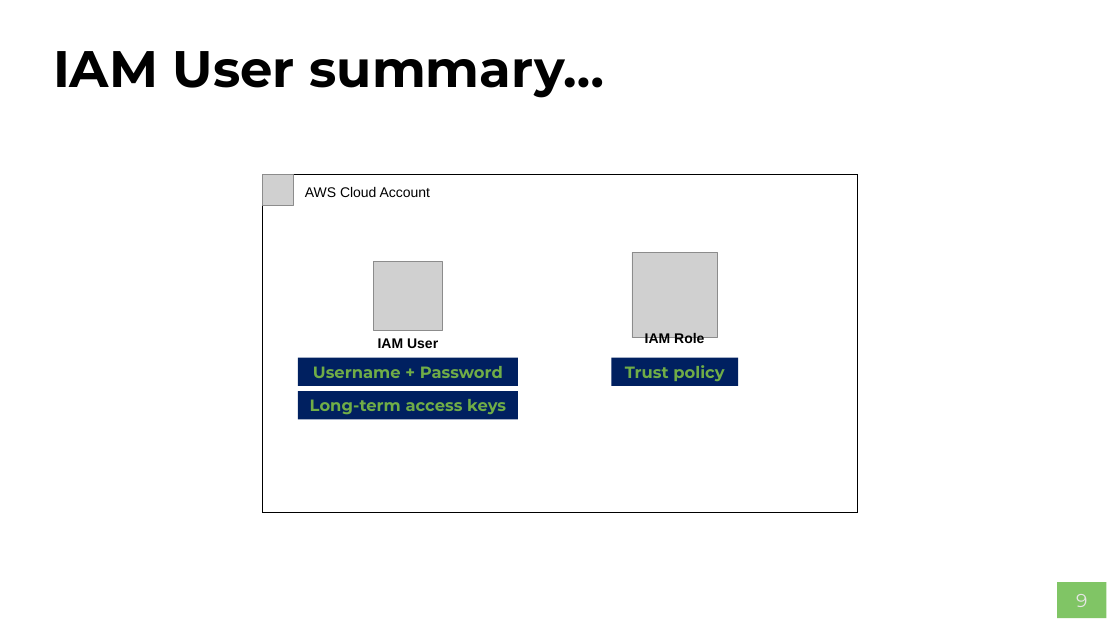
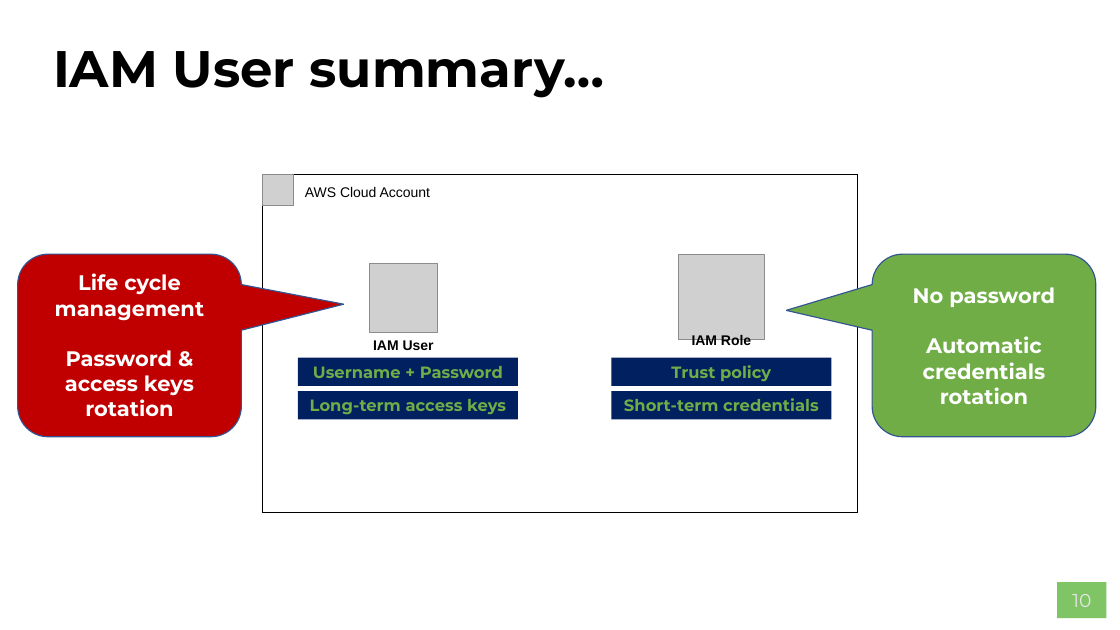
Before and after one commit to AWS-Competence-Group/sessions, a slide deck: slide 10 of 02-identity-and-access-management/02-identity-and-access-management.pptx (slide 9 before the commit). Drawn at 1120x630 pixels with LibreOffice and Linux fonts; fonts in the diff are those of the drawing; grey boxes stand for pictures; background and template pictures are left out. Boxes give left, top, right and bottom in pixels: in the first picture for what was removed or moved away, otherwise in the second. Text is boxed around its words. In the diff, an @@ line names an element or a change of style, - is before the commit and + after.

```diff
--- a/02-identity-and-access-management/02-identity-and-access-management.pptx
+++ b/02-identity-and-access-management/02-identity-and-access-management.pptx
@@ rounded speech box added at bbox=[18, 255, 241, 437], fill #C00000, outline #325491 1 pt, 18 pt, text #FFFFFF, bold @@
+Life cycle management
+Password & access keys rotation
@@ picture: place and size @@
-picture at bbox=[374, 262, 443, 331]
+picture at bbox=[369, 264, 438, 333]
@@ picture: place and size @@
-picture at bbox=[632, 252, 718, 338]
+picture at bbox=[679, 255, 765, 340]
@@ rounded speech box added at bbox=[872, 255, 1096, 437], fill #70AD47, outline #325491 1 pt, 18 pt, text #FFFFFF, bold @@
+No password
+Automatic credentials rotation
@@ text "IAM Role": place and size @@
-text "IAM Role" at bbox=[645, 333, 704, 347]
+text "IAM Role" at bbox=[692, 335, 751, 348]
@@ text "IAM User": place and size @@
-text "IAM User" at bbox=[378, 338, 438, 348]
+text "IAM User" at bbox=[373, 340, 434, 350]
@@ rectangle "Trust policy": place and size @@
-rectangle "Trust policy" at bbox=[612, 358, 739, 386]
+rectangle "Trust policy" at bbox=[612, 358, 832, 386]
@@ rectangle added at bbox=[612, 392, 832, 420], fill #002060, 14 pt, text #70AD47, bold @@
+Short-term credentials
@@ page number at bbox=[1072, 594, 1091, 607]: text changed @@
-9
+10
```
Also in this commit, not shown: 1 other slide changed, 1 slide added.
